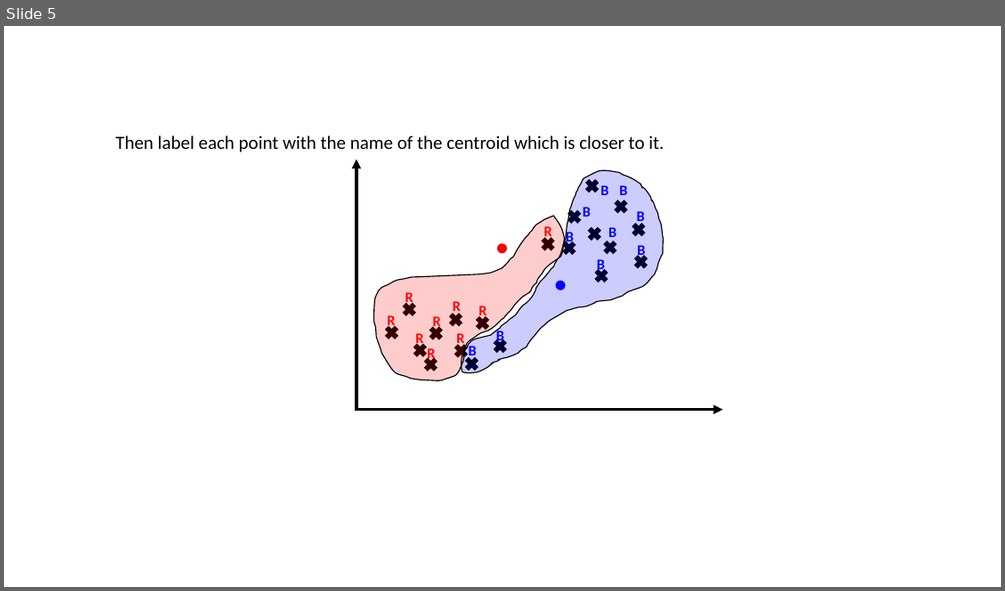
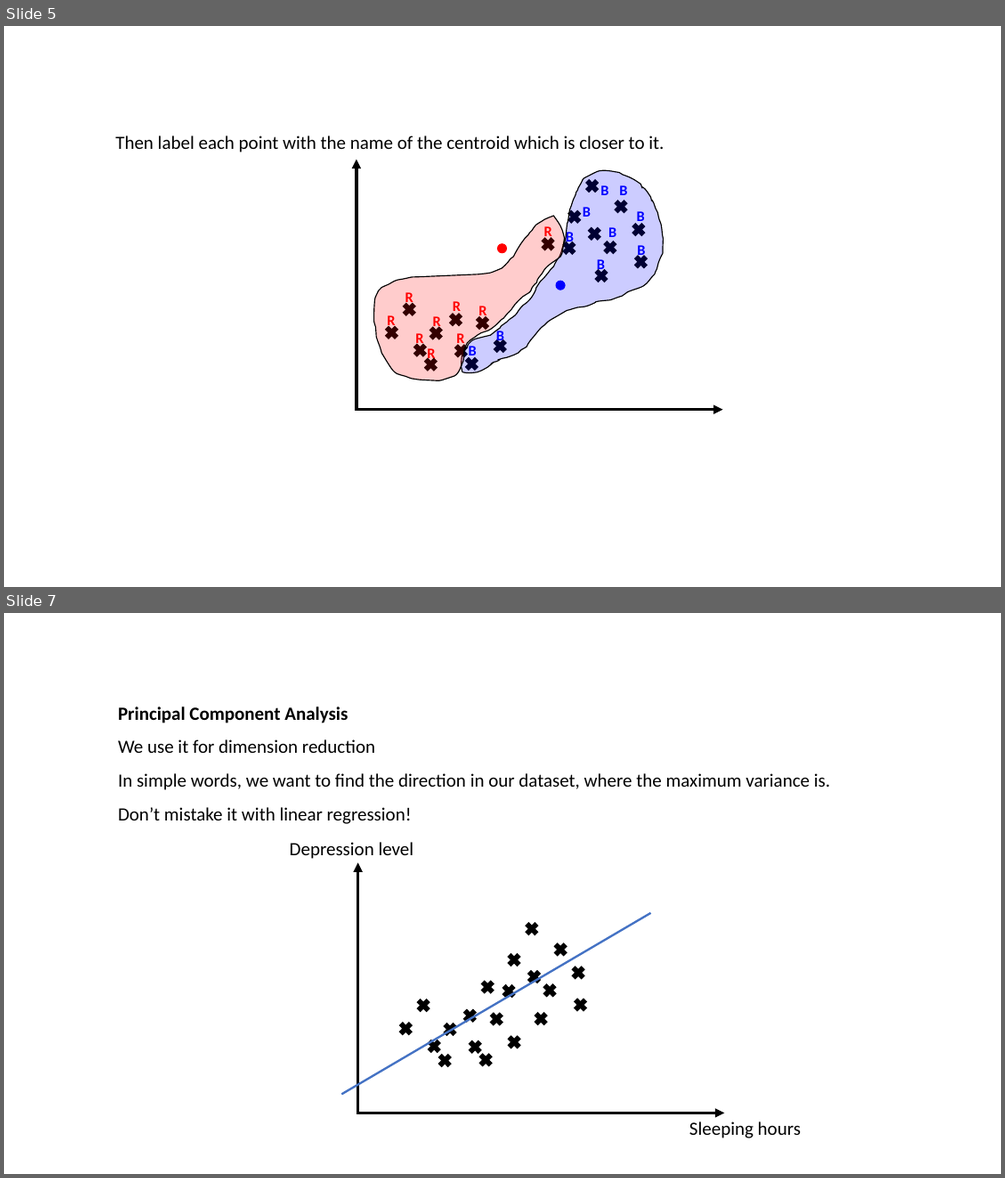
Before and after one commit to Asieh-Daneshi/MachineLearningMaterial, a slide deck: S5_Session5.pptx. Shown one above the other, each under a label of ours: slide 5 before the commit, slides 5 and 7 after it; the slides between them are not shown. The pictures are 1005x591 and 1005x1178 pixels, drawn with LibreOffice and Linux fonts; fonts in the diff are those of the drawing. Boxes give left, top, right and bottom in pixels: in the first picture for what was removed or moved away, otherwise in the second. Text is boxed around its words. In the diff, an @@ line names an element or a change of style, - is before the commit and + after.

```diff
--- a/S5_Session5.pptx
+++ b/S5_Session5.pptx
@@ slide 7 added at [4,613,1001,1174], background #FFFFFF @@
@@ text added at [118,706,830,824], 18 pt, text #000000 @@
+Principal Component Analysis
+We use it for dimension reduction
+In simple words, we want to find the direction in our dataset, where the maximum variance is. Don’t mistake it with linear regression!
@@ text added at [290,842,414,859], 18 pt, text #000000 @@
+Depression level
@@ arrow added from (357, 1112) to (357, 863), #000000 3 pt @@
@@ line added from (342, 1094) to (651, 913), #4472C4 2 pt @@
@@ cross added at [523,919,541,938], fill #000000, outline #000000 1 pt @@
@@ cross added at [505,951,523,969], fill #000000, outline #000000 1 pt @@
@@ cross added at [552,941,570,958], fill #000000, outline #000000 1 pt @@
@@ cross added at [479,978,497,996], fill #000000, outline #000000 1 pt @@
@@ cross added at [500,982,518,1000], fill #000000, outline #000000 1 pt @@
@@ cross added at [526,968,543,986], fill #000000, outline #000000 1 pt @@
@@ cross added at [541,981,558,999], fill #000000, outline #000000 1 pt @@
@@ cross added at [569,964,587,981], fill #000000, outline #000000 1 pt @@
@@ cross added at [488,1010,506,1028], fill #000000, outline #000000 1 pt @@
@@ cross added at [532,1010,550,1028], fill #000000, outline #000000 1 pt @@
@@ cross added at [572,996,590,1013], fill #000000, outline #000000 1 pt @@
@@ cross added at [442,1021,460,1038], fill #000000, outline #000000 1 pt @@
@@ group added at [396,997,484,1055]: 5 crosses @@
@@ cross added at [506,1033,524,1051], fill #000000, outline #000000 1 pt @@
@@ cross added at [437,1052,454,1070], fill #000000, outline #000000 1 pt @@
@@ cross added at [477,1051,494,1070], fill #000000, outline #000000 1 pt @@
@@ arrow added from (356, 1112) to (724, 1112), #000000 3 pt @@
@@ text added at [689,1121,801,1138], 18 pt, text #000000 @@
+Sleeping hours
```
Also in this commit, not shown: 2 slides changed, 2 other slides added.
